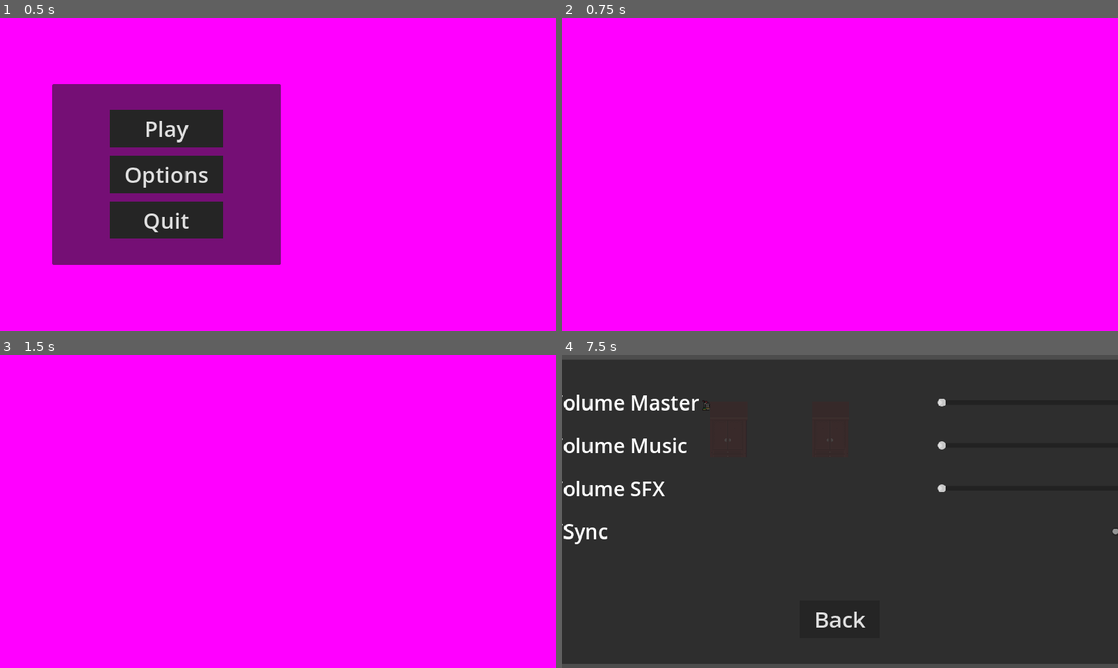
Above: before the commit, frames 1-4 (two rows, left to right).
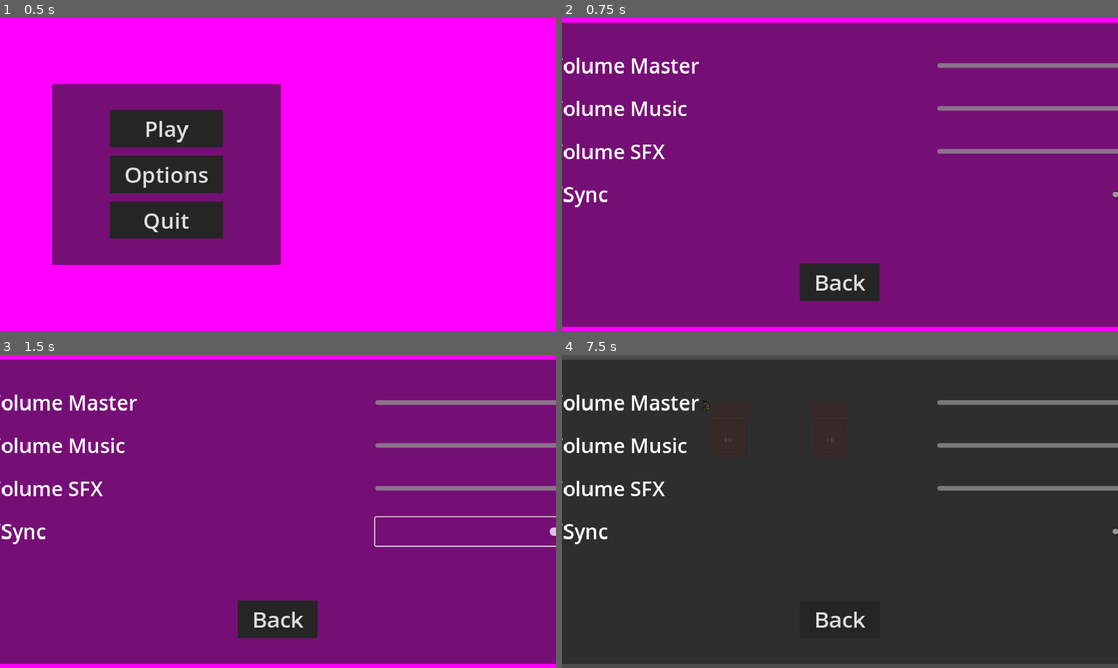
Above: after the commit, the same moments.

Repository: IES-Rafael-Alberti/GameOff2024RogueLab
Game: Godot game, scene res://scenes/prueva_movimiento.tscn
The game is run twice, just before and just after one commit, with the same random seed, the same clock (stepped at 60 frames per second) and the same inputs.
Inputs (mouse positions are in pixels of both pictures, inside the frame that each line leads up to):
- Up to frame 1 (0.5 s): no input
- Up to frame 2 (0.75 s): click "Options" at 0.5 s
- Up to frame 3 (1.5 s): click (472, 530) at 1.25 s
- Up to frame 4 (7.5 s): click "Back" at 2 s; click "Play" at 2.75 s; tap Enter at 3.5, 5.75 s; hold D (right) 3.53-4.28 s; tap E (interancion) every 0.75 s from 3.6 to 6.6 s; hold S (down) 4.28-5.03 s; tap Space at 5, 6.5 s; hold D (right) 5.03-5.78 s; hold Up (up) 5.78-6.53 s; hold A (left) 6.53-7.25 s; tap Escape (escape) at 7.15 s; click "Options" at 7.25 s

Frame 1 is identical in both runs. In frame 2, 97% of the frame differs, in the area x 0-100%, y 1-99%; in frame 3, 97%; in frame 4, 1.6%.

Commit message:
OptionManager completo y fixes

Diff:
--- a/scenes/menus/main_menu.tscn
+++ b/scenes/menus/main_menu.tscn
@@ -4,9 +4,11 @@
 [ext_resource type="Theme" uid="uid://ctp12ftleux8w" path="res://assets/materials/main_theme.tres" id="2_ucl2a"]
 
 [node name="MainMenu" type="CanvasLayer"]
+layer = 0
 script = ExtResource("2_au0p8")
 
 [node name="ColorRect" type="ColorRect" parent="."]
+z_index = -10
 anchors_preset = 15
 anchor_right = 1.0
 anchor_bottom = 1.0
--- a/scenes/menus/option_menu.tscn
+++ b/scenes/menus/option_menu.tscn
@@ -60,6 +60,9 @@
 layout_mode = 2
 size_flags_horizontal = 3
 size_flags_vertical = 1
+max_value = 1.0
+step = 0.001
+value = 1.0
 
 [node name="HBoxContainer2" type="HBoxContainer" parent="PanelContainer/MarginContainer/VBoxContainer"]
 layout_mode = 2
@@ -76,6 +79,9 @@
 layout_mode = 2
 size_flags_horizontal = 3
 size_flags_vertical = 1
+max_value = 1.0
+step = 0.001
+value = 1.0
 
 [node name="HBoxContainer3" type="HBoxContainer" parent="PanelContainer/MarginContainer/VBoxContainer"]
 layout_mode = 2
@@ -91,6 +97,9 @@
 layout_mode = 2
 size_flags_horizontal = 3
 size_flags_vertical = 1
+max_value = 1.0
+step = 0.001
+value = 1.0
 
 [node name="HBoxContainer4" type="HBoxContainer" parent="PanelContainer/MarginContainer/VBoxContainer"]
 layout_mode = 2
--- a/scenes/menus/pause_menu.tscn
+++ b/scenes/menus/pause_menu.tscn
@@ -4,6 +4,7 @@
 [ext_resource type="Theme" uid="uid://ctp12ftleux8w" path="res://assets/materials/main_theme.tres" id="2_pq523"]
 
 [node name="PauseMenu" type="CanvasLayer"]
+layer = 0
 script = ExtResource("1_w0y23")
 
 [node name="MarginContainer" type="MarginContainer" parent="."]
--- a/scripts/globals/CanvasManager.gd
+++ b/scripts/globals/CanvasManager.gd
@@ -62,8 +62,6 @@
 	if option_menu == null:
 		option_menu = OPTION_MENU.instantiate()
 		get_tree().current_scene.add_child(option_menu)
-		option_menu.get_parent().move_child(option_menu,1)
-
 	option_menu.visible = true
 
 	if(inGame):
--- a/scripts/globals/optionManager.gd
+++ b/scripts/globals/optionManager.gd
@@ -1,9 +1,36 @@
 extends Node
 #variables
 var flagMenuPausa
-var volumenMusic
-var volumenSFX
-var volumenMaster
+
+var busNameMaster = "Master"
+var busNameMusic = "Music"
+var busNameSFX = "SFX"
+
+var busIndexMaster = AudioServer.get_bus_index("Master")
+
+var busIndexMusic = AudioServer.get_bus_index("Music")
+
+var busIndexSFX = AudioServer.get_bus_index("SFX")
+
+
+var volumeMusic:
+	get:
+		return volumeMusic
+	set(value):
+		volumeMusic=value
+		onChangeVolumeMusic()
+var volumeSFX:
+	get:
+		return volumeSFX
+	set(value):
+		volumeSFX=value
+		onChangeVolumeSFX()
+var volumeMaster:
+	get:
+		return volumeMaster
+	set(value):
+		volumeMaster=value
+		onChangeVolumeMaster()
 var vsync: bool:
 	get:
 		return vsync
@@ -20,3 +47,15 @@
 	else:
 		DisplayServer.VSyncMode.VSYNC_DISABLED
 	pass
+
+func onChangeVolumeMaster():
+	AudioServer.set_bus_volume_db(busIndexMaster,linear_to_db(volumeMaster))
+	pass
+
+func onChangeVolumeMusic():
+	AudioServer.set_bus_volume_db(busIndexMusic,linear_to_db(volumeMusic))
+	pass
+
+func onChangeVolumeSFX():
+	AudioServer.set_bus_volume_db(busIndexSFX,linear_to_db(volumeSFX))
+	pass
--- a/scripts/menus/option_menu.gd
+++ b/scripts/menus/option_menu.gd
@@ -8,17 +8,17 @@
 
 
 func _on_volume_master_slider_value_changed(value: float) -> void:
-	OptionManager.volumenMaster = value
+	OptionManager.volumeMaster = value
 	pass # Replace with function body.
 
 
 func _on_volume_music_slider_value_changed(value: float) -> void:
-	OptionManager.volumenMusic=value
+	OptionManager.volumeMusic=value
 	pass # Replace with function body.
 
 
 func _on_volume_sfx_slider_value_changed(value: float) -> void:
-	OptionManager.volumenSFX = value
+	OptionManager.volumeSFX = value
 	pass # Replace with function body.
 
 
